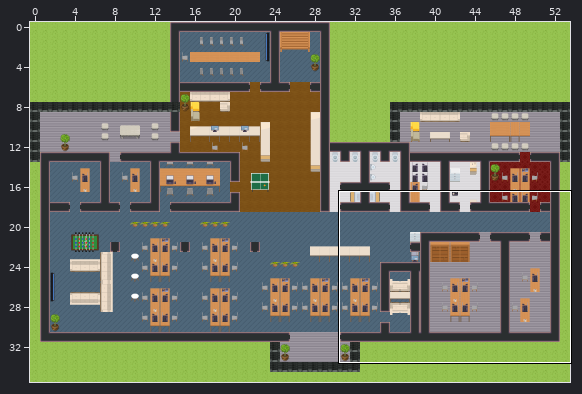
Level history. Tiled map (JSON): elunic-office.tmj. Above: a wide view before the commit, with the close-up outlined.
Close-up. Old version:
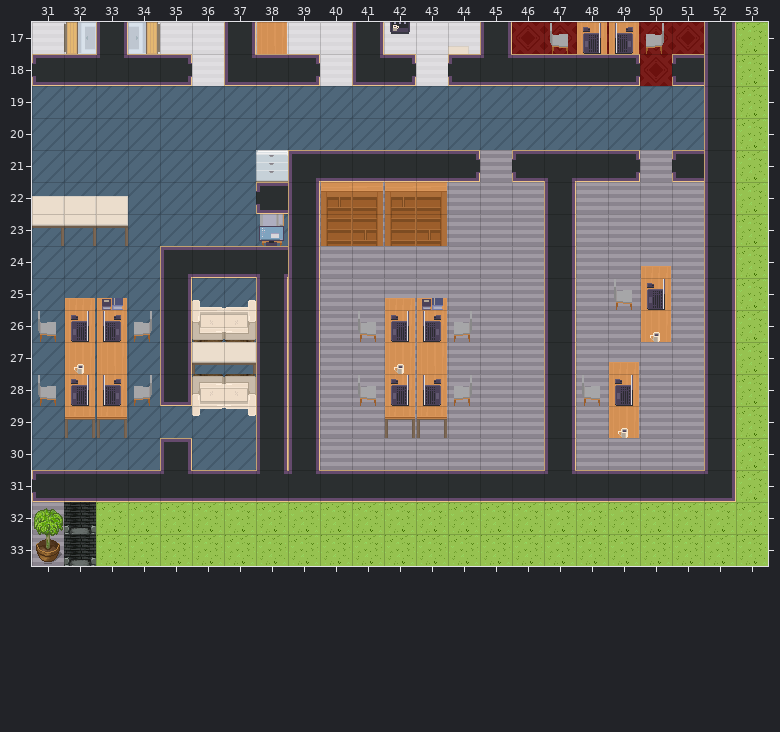
Cells are 32x32 px. Shown: x 31..53, y 17..33.
Once edited:
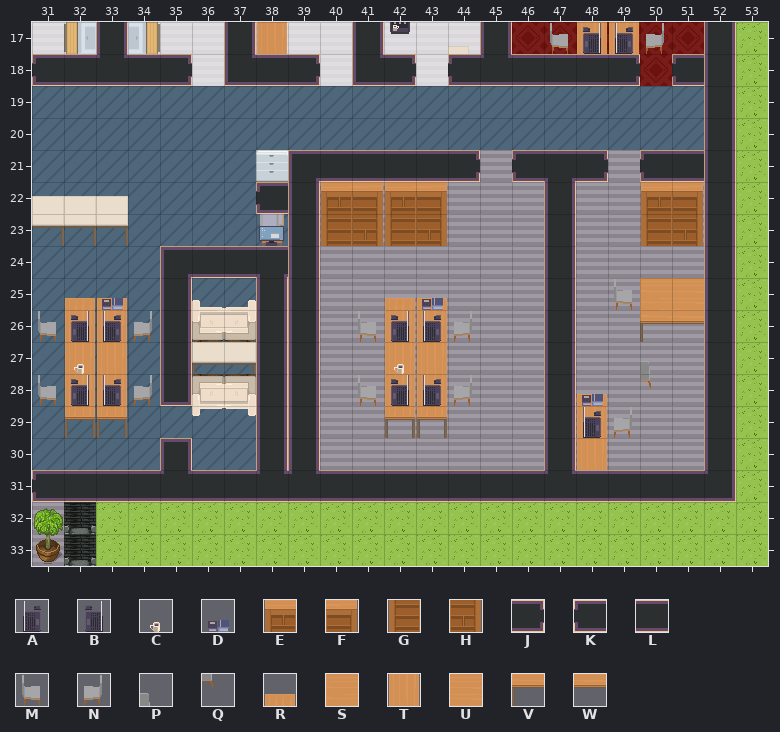
Key: from "WA_Miscellaneous": A 24, B 25, C 59 flipped left-right, D 74; from "WA_Other_Furniture": E 14, F 15, G 26, H 27; from "WA_Room_Builder": J 63, K 65, L 104; from "WA_Seats": M 119, N 120, P 124, Q 137; from "WA_Tables": R 2, S 10, T 12, U 13, V 20, W 23.
_ is an empty cell.
Edits made:
Layer "walls/walls1":
Tile L becomes tile J in row 21 at x 48.
The author put tile K in row 21 at x 50.
Tile K becomes tile L in row 21 at x 51.
Tile J is gone in row 21 at x 49.
Layer "furniture/furniture1":
The author put tile E in row 22 at x 50.
The author put tile F in row 22 at x 51.
The author put tile G in row 23 at x 50.
The author put tile H in row 23 at x 51.
The author put tile S in row 25 at x 50.
The author put tile U in row 25 at x 51.
The author put tile V in row 26 at x 50.
The author put tile W in row 26 at x 51.
Layer "furniture/furniture2":
Tile T becomes tile N in row 29 at x 49.
The author put tile P in row 27 at x 50.
The author put tile Q in row 28 at x 50.
The author put tile T in rows 29 to 30 at x 48.
Tile M is gone in row 28 at x 48.
Tile T is gone in rows 25 to 26 at x 50; in row 28 at x 49.
Layer "furniture/furniture3":
The author put tile A in row 29 at x 48.
Tile B is gone in row 25 at x 50; in row 28 at x 49.
Tile C is gone in row 26 at x 50; in row 29 at x 49.
Layer "above/above1":
The author put tile R in row 28 at x 48.
Tile R is gone in row 24 at x 50; in row 27 at x 49.
Layer "above/above2":
The author put tile D in row 28 at x 48.
Changed places in both close-ups, as pixel boxes (x1, y1, x2, y2):
changed: (577, 150, 704, 470)
